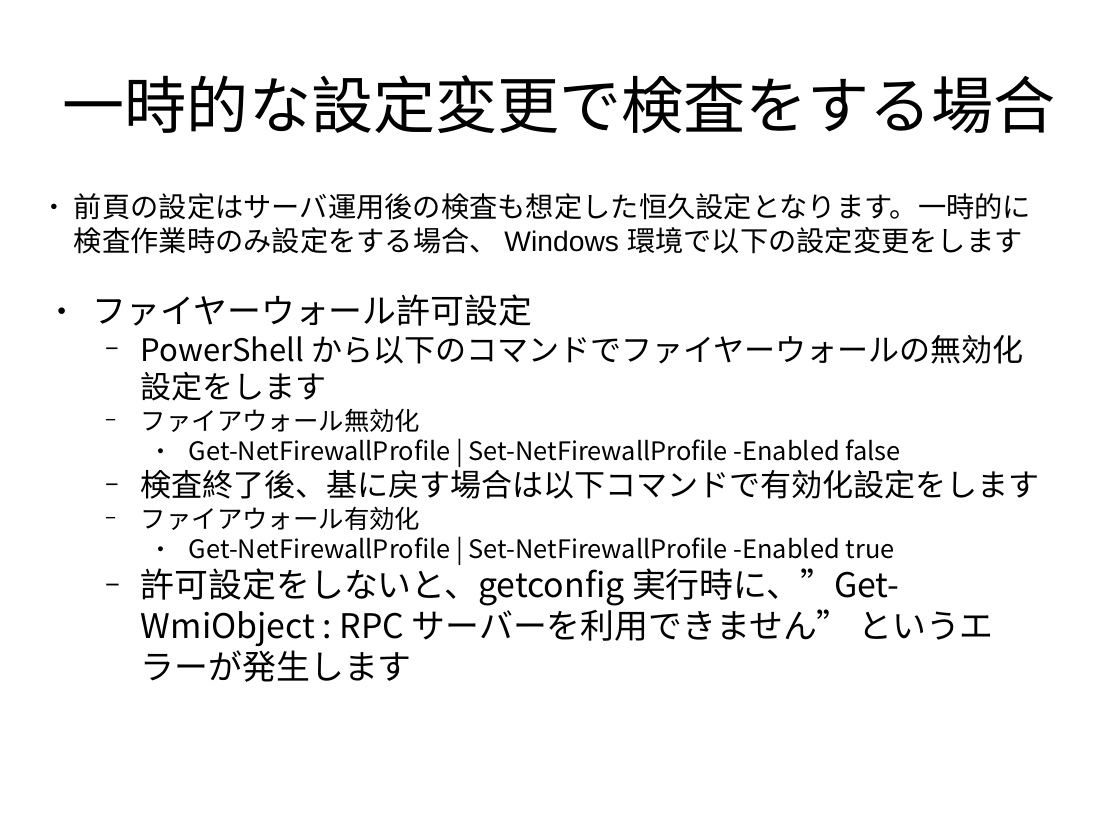
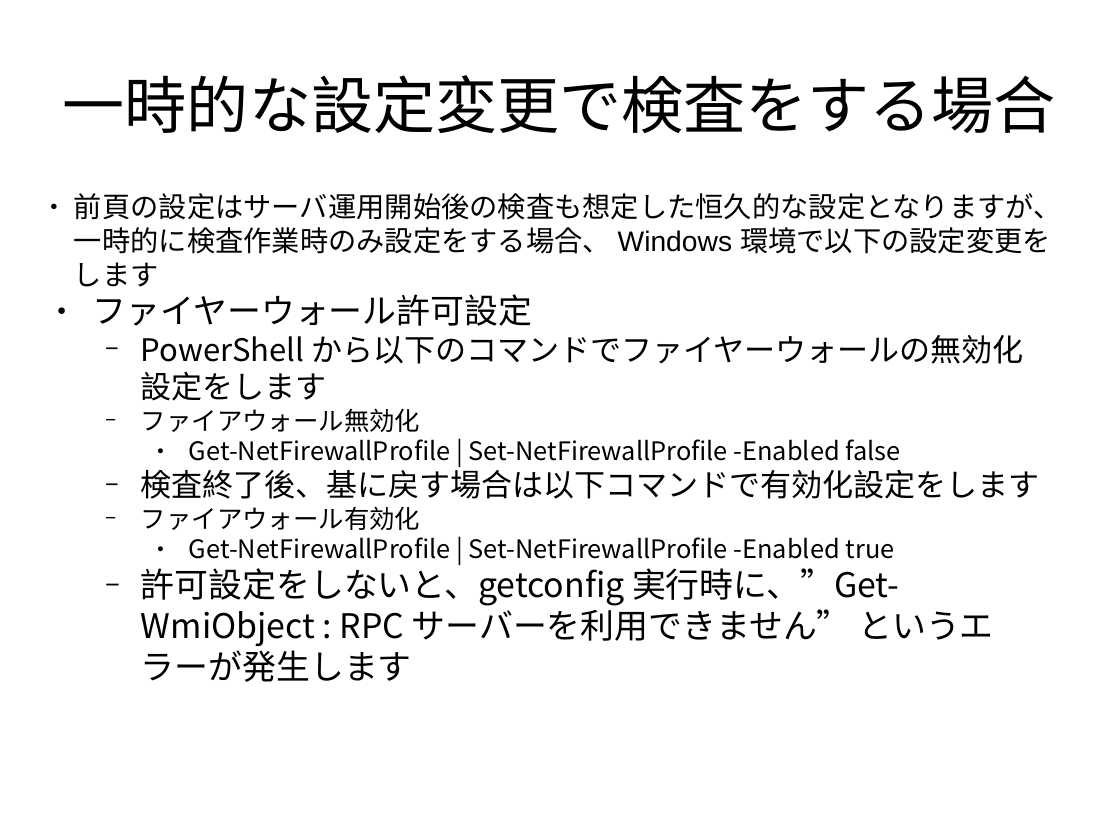
Before and after one commit to frsw3nr/gradle-server-acceptance, a slide deck: slide 32 of docs/jp/tutorial_test_pc.pptx. Drawn at 1120x840 pixels with LibreOffice and Linux fonts; fonts in the diff are those of the drawing. Boxes give left, top, right and bottom in pixels: in the first picture for what was removed or moved away, otherwise in the second. Text is boxed around its words. In the diff, an @@ line names an element or a change of style, - is before the commit and + after.

```diff
--- a/docs/jp/tutorial_test_pc.pptx
+++ b/docs/jp/tutorial_test_pc.pptx
@@ text at <box>74,193,1062,287</box>: text changed @@
-● 前頁の設定はサーバ運用後の検査も想定した恒久設定となります。一時的に検査作業時のみ設定をする場合、 Windows 環境で以下の設定変更をします
+● 前頁の設定はサーバ運用開始後の検査も想定した恒久的な設定となりますが、一時的に検査作業時のみ設定をする場合、 Windows 環境で以下の設定変更をします
```
Also in this commit, not shown: 5 other slides changed, 2 other files.
